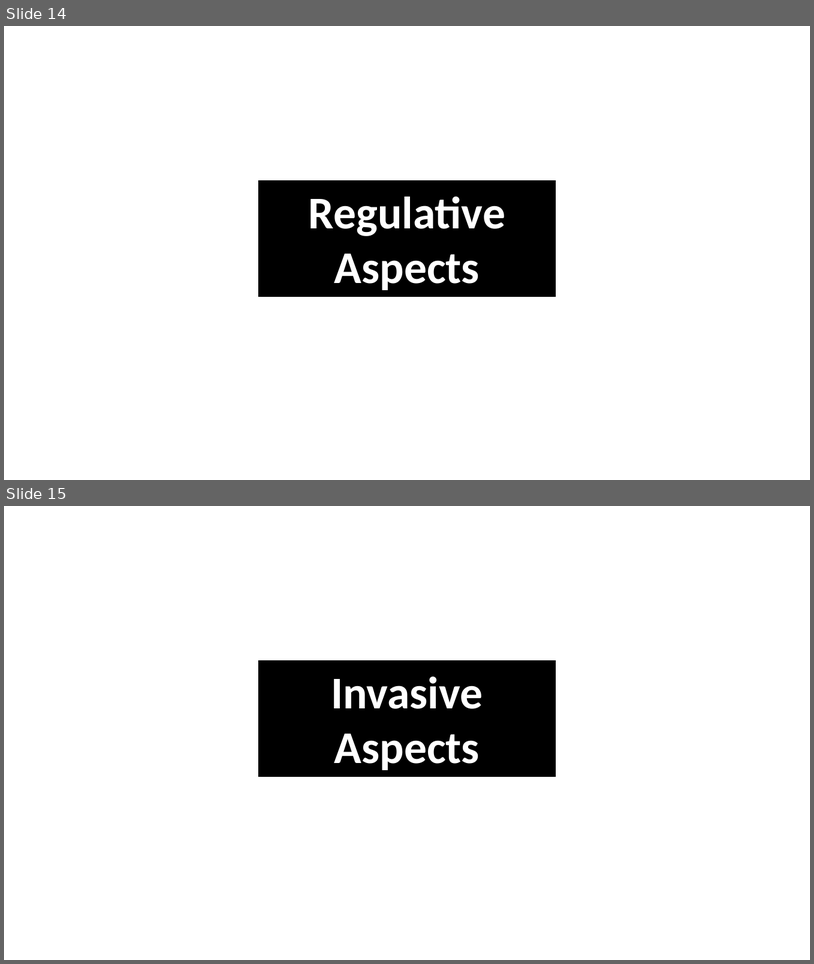
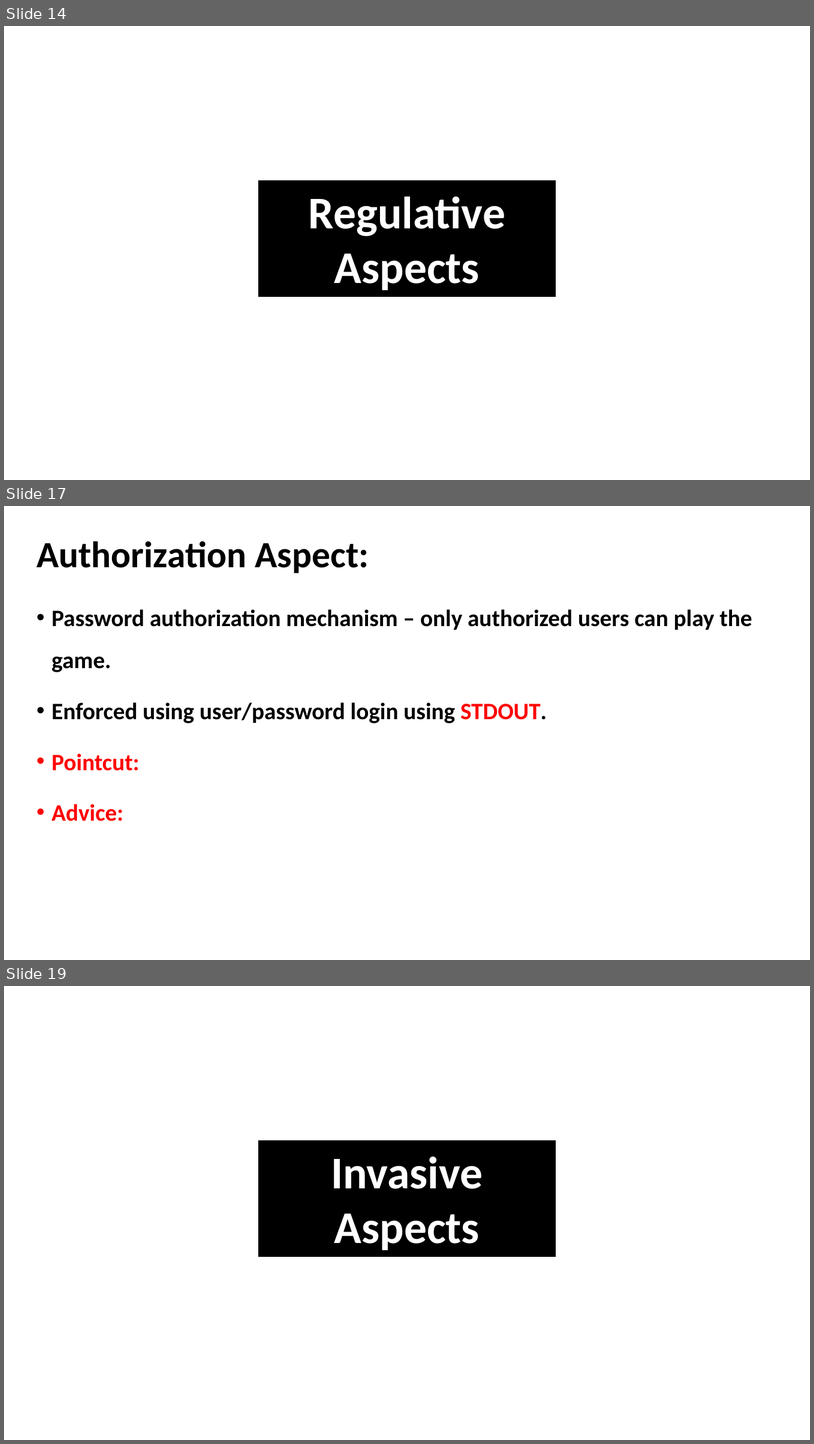
Before and after one commit to akotek/AOP, a slide deck: src/Final Project Presentation.pptx. Shown one above the other, each under a label of ours: slides 14 and 15 before the commit, slides 14, 17 and 19 after it; the slides between them are not shown. The pictures are 814x964 and 814x1444 pixels, drawn with LibreOffice and Linux fonts; fonts in the diff are those of the drawing. Boxes give left, top, right and bottom in pixels: in the first picture for what was removed or moved away, otherwise in the second. Text is boxed around its words. In the diff, an @@ line names an element or a change of style, - is before the commit and + after.

```diff
--- a/src/Final Project Presentation.pptx
+++ b/src/Final Project Presentation.pptx
@@ slide 17 added at <box>4,506,810,960</box>, background #FFFFFF @@
@@ title added at <box>36,541,369,573</box>, 44 pt, text #000000, bold @@
+Authorization Aspect:
@@ text added at <box>51,609,752,821</box>, 28 pt, text #000000, bold @@
+• Password authorization mechanism – only authorized users can play the game.
+• Enforced using user/password login using STDOUT.
+• Pointcut:
+• Advice:
@@ what was slide 15 is now slide 19 @@
```
Also in this commit, not shown: 5 slides changed, 3 other slides added, 1 other file.
